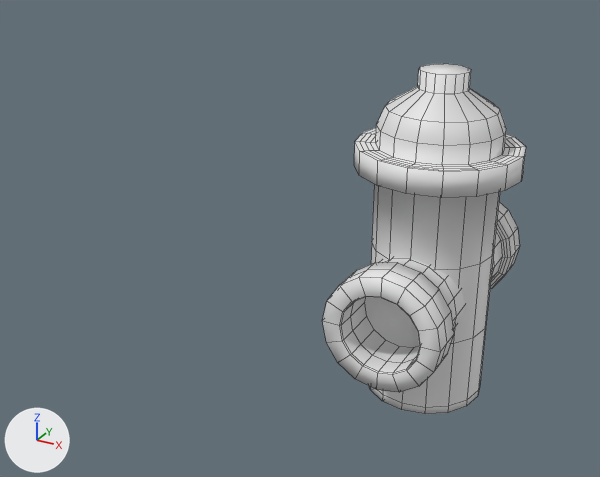
Before and after pictures for a commit that changed the Blender file Resources/Models/ANRQ/FireHydrant.blend.
Rendered twice from a camera (50 mm lens) standing at (0.62, -1.808, 0.94) and looking at (-0.124, -0.456, 0.263). The axes (+X, +Y, +Z) are drawn at lower left. The lights are the same throughout. Mesh edges are drawn as thin lines.
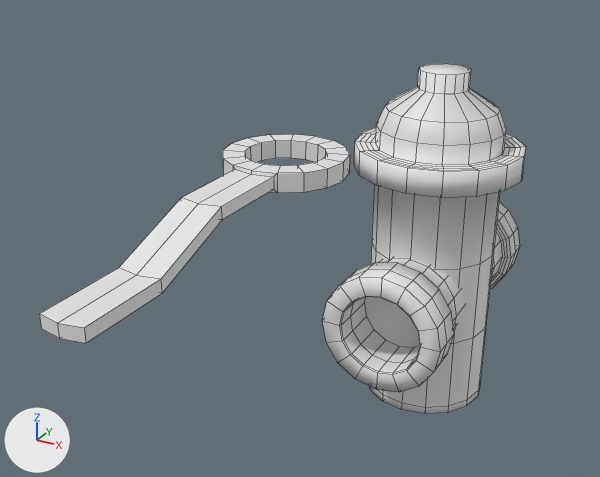
Commit message: Fire Hydrant Key(Wrench) Added

Boxes [x1, y1, x2, y2] around the edits, measured in the pictures (600 x 477 px):
'Circle', added
    after: [39, 134, 350, 343]

The change in detail:
Mesh me_circle_003 is new.
It has 88 vertices, 88 faces and spans x -0.1..0.1, y -0.507..0.1, z -0.073..0.0.
Object 'Circle' (ob_circle) is new; it shows me_circle_003.
Its location is (0.0, -0.727, 0.54).
